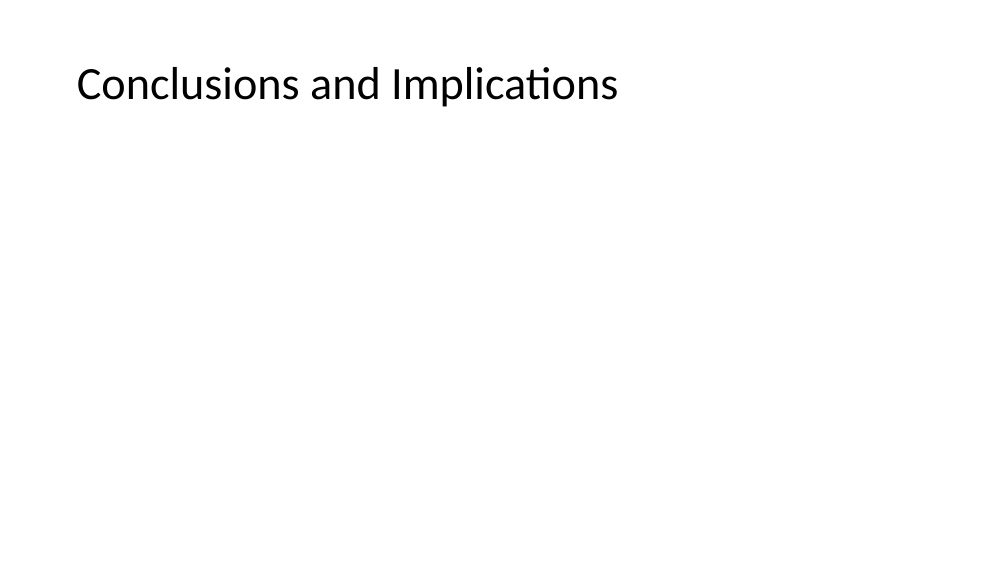
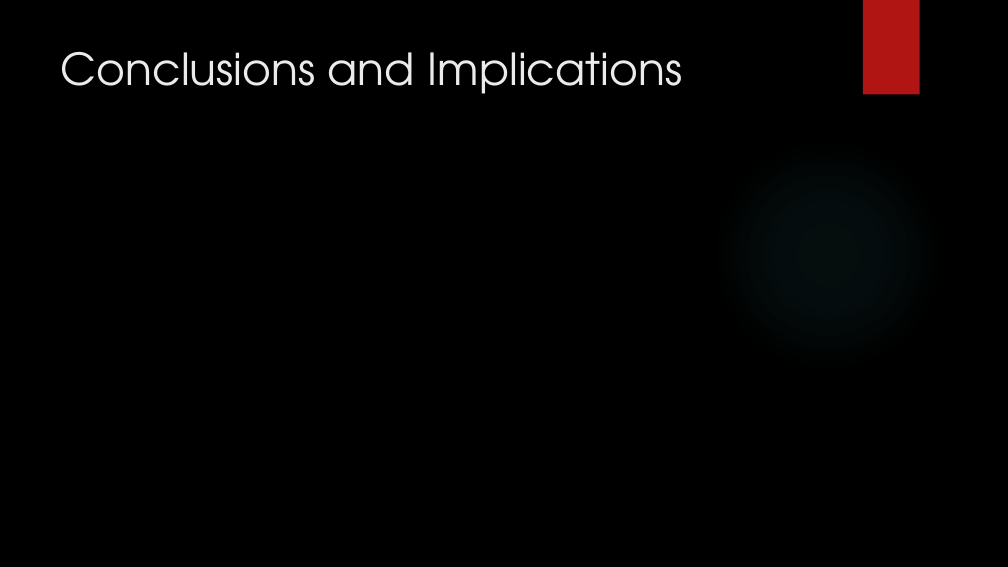
Before and after one commit to Maliha2030/Project1_The_A_Team_Uber, a slide deck: slide 13 of The A Team.pptx (slide 12 before the commit). Drawn at 1008x567 pixels with LibreOffice and Linux fonts; fonts in the diff are those of the drawing; background and template pictures are left out. Boxes give left, top, right and bottom in pixels: in the first picture for what was removed or moved away, otherwise in the second. Text is boxed around its words. In the diff, an @@ line names an element or a change of style, - is before the commit and + after.

```diff
--- a/The A Team.pptx
+++ b/The A Team.pptx
@@ background #FFFFFF to picture (left out) @@
@@ rectangle added at bbox=[863, 0, 920, 95], fill #B01513 @@
@@ title "Conclusions and Implications": place and size @@
-title "Conclusions and Implications" at bbox=[77, 67, 618, 107]
+title "Conclusions and Implications" at bbox=[61, 52, 682, 94]
@@ title "Conclusions and Implications" at bbox=[61, 52, 682, 94]: size 44 to 42 pt, font Calibri to TeX Gyre Adventor, text colour #000000 to #EBEBEB; line spacing 0.9 to 1; vertical alignment middle to top @@
@@ ellipse added at bbox=[712, 138, 944, 371], fill gradient #50B9C1 @@
```
Also in this commit, not shown: 8 other slides changed, 4 slides added, 3 slides removed.
